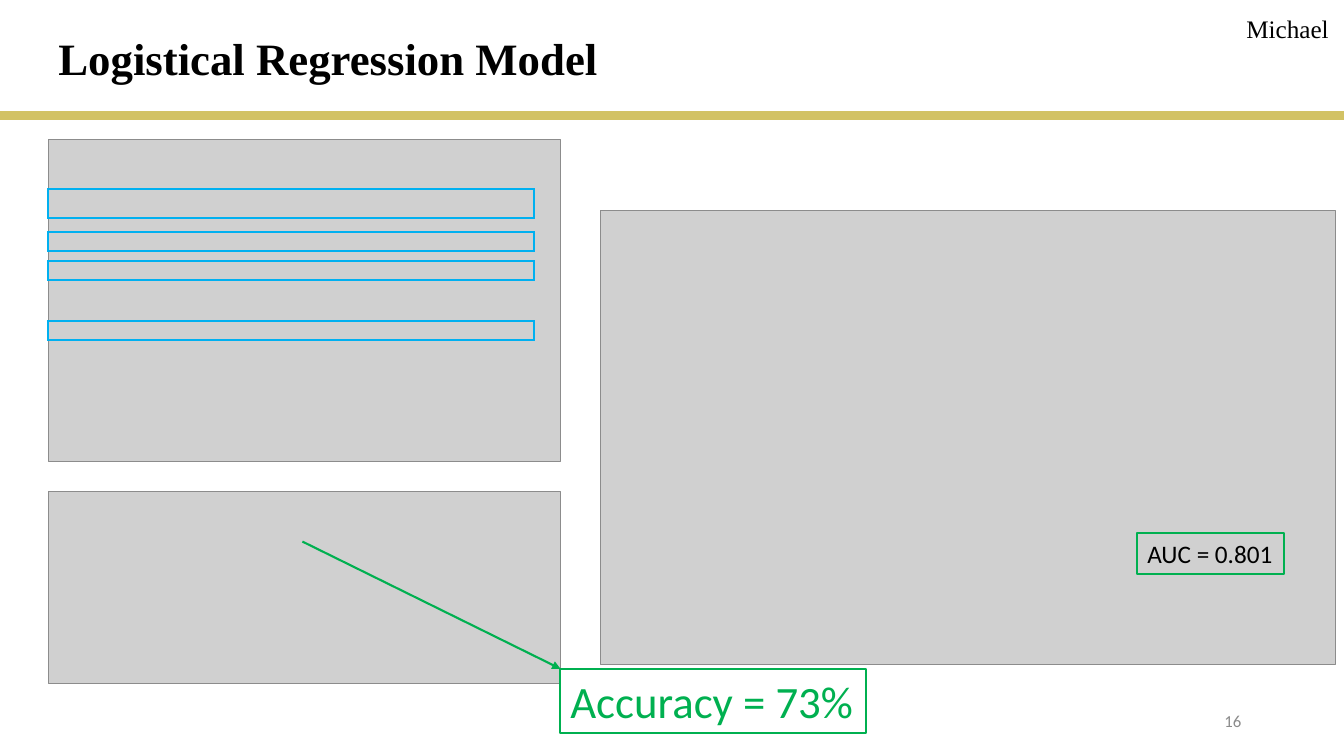
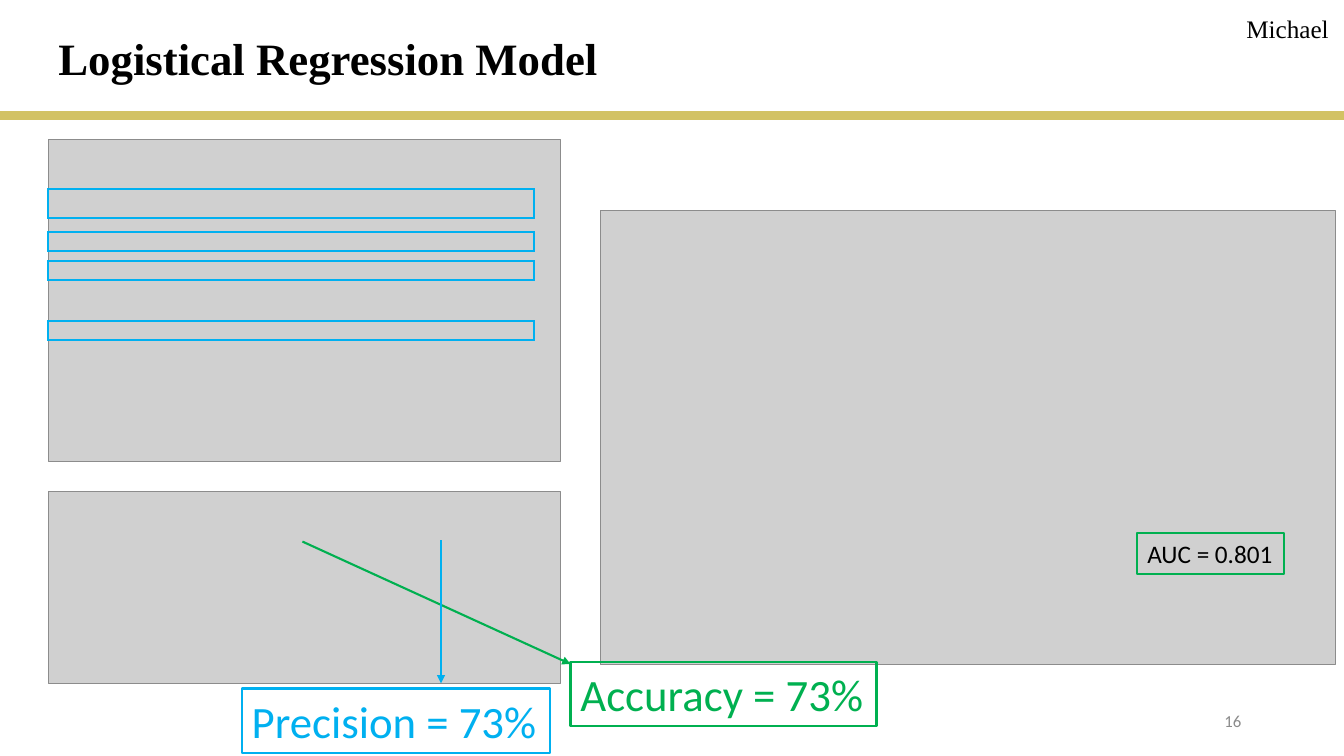
Before and after one commit to rmesina/T2_Codes-R-Us, a slide deck: slide 16 of final_project/T2_final_project.pptx. Drawn at 1344x756 pixels with LibreOffice and Linux fonts; fonts in the diff are those of the drawing; grey boxes stand for pictures. Boxes give left, top, right and bottom in pixels: in the first picture for what was removed or moved away, otherwise in the second. Text is boxed around its words. In the diff, an @@ line names an element or a change of style, - is before the commit and + after.

Commit message:
pres- update

```diff
--- a/final_project/T2_final_project.pptx
+++ b/final_project/T2_final_project.pptx
@@ arrow moved from (302, 541) - (561, 668) to (302, 541) - (571, 664) @@
@@ arrow added from (442, 540) to (442, 684), #00B0F0 1.5 pt @@
@@ rectangle added at box(242, 689, 551, 753), outline #00B0F0 1.5 pt, 32 pt, text #00B0F0 @@
+Precision = 73%
@@ rectangle "Accuracy = 73%": place and size @@
-rectangle "Accuracy = 73%" at box(561, 668, 867, 733)
+rectangle "Accuracy = 73%" at box(571, 662, 877, 727)
```
